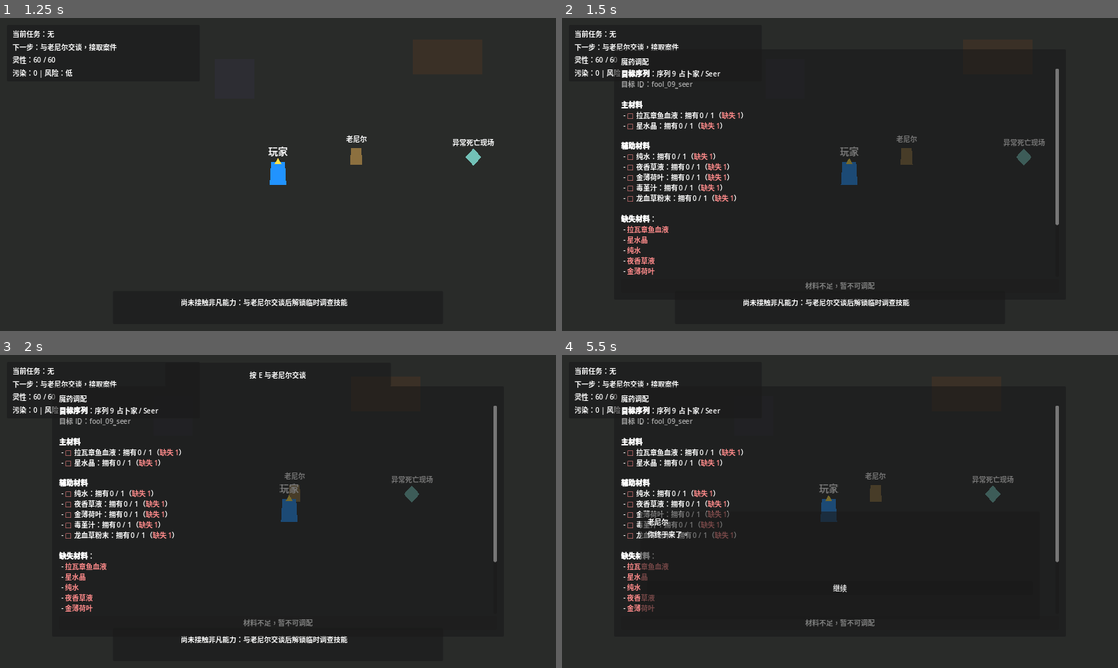
Above: before the commit, frames 1-4 (two rows, left to right).
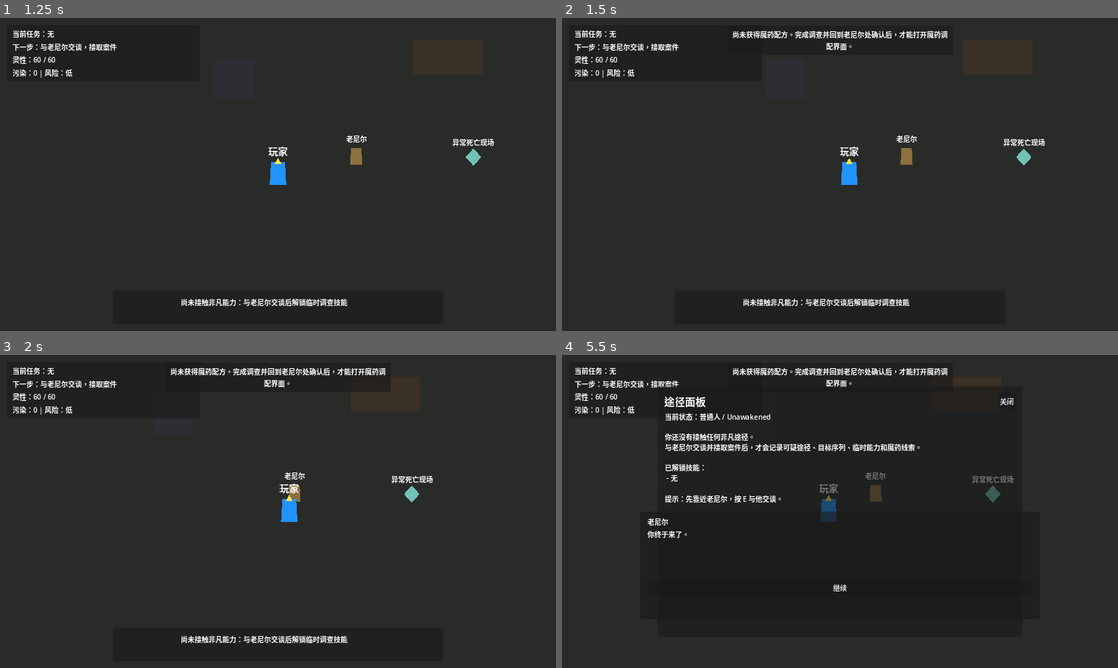
Above: after the commit, the same moments.

Repository: hcc7716-creator/Lord-of-the-Mysteries
Game: Godot game, scene res://scenes/main/MainMenu.tscn
Two runs of this game, one before a commit and one after it. Both use one fixed random seed, a clock stepped at 60 frames per second and the inputs below.
Inputs:
- Up to frame 1 (1.25 s): click "开始游戏" at 0.5 s
- Up to frame 2 (1.5 s): tap Enter at 1.25 s; hold D (move_right) from 1.28 s (still down); tap O at 1.35 s
- Up to frame 3 (2 s): keep holding D (move_right)
- Up to frame 4 (5.5 s): release D (move_right) at 2.03 s; hold S (move_down) 2.03-2.78 s; tap E (interact) at 2.1 s; tap O at 2.3, 2.85, 3.8, 4.55, 5.3 s; hold D (move_right) 2.78-3.53 s; hold W (move_up) 3.53-4.28 s; tap I at 3.6 s; hold A (move_left) from 4.28 s (still down); tap J at 4.35 s; tap P at 5.1 s

Frame 1 is identical in both runs. In frame 2, 4.2% of the frame differs, in the area x 9-90%, y 4-90%; in frame 3, 4.2%; in frame 4, 5.0%, in the area x 9-90%, y 4-87%.

Commit message:
Gate potion panel behind recipe unlock

Diff:
--- a/scripts/autoload/PotionManager.gd
+++ b/scripts/autoload/PotionManager.gd
@@ -2,6 +2,9 @@
 
 signal potion_brewed(sequence_id: String)
 signal potion_brew_failed(reason: String)
+
+const RECIPE_QUEST_ID := "quest_tingen_become_seer"
+const RECIPE_UNLOCK_OBJECTIVE := "return_old_neil"
 
 var target_sequence_id := "fool_09_seer"
 
@@ -31,17 +34,21 @@
 	return get_missing_materials().is_empty()
 
 
+func has_recipe_unlocked() -> bool:
+	return QuestManager.is_objective_done(RECIPE_QUEST_ID, RECIPE_UNLOCK_OBJECTIVE) or PathwayManager.current_sequence_id != ""
+
+
 func can_brew_target_potion() -> bool:
-	return has_required_materials() and QuestManager.is_objective_done("quest_tingen_become_seer", "return_old_neil") and PathwayManager.current_sequence_id == ""
+	return has_recipe_unlocked() and has_required_materials() and PathwayManager.current_sequence_id == ""
 
 
 func get_brew_block_reason() -> String:
 	if PathwayManager.current_sequence_id != "":
 		return "你已经完成占卜家晋升。"
+	if not has_recipe_unlocked():
+		return "尚未获得占卜家魔药配方。完成调查后回到老尼尔处确认调配方式。"
 	if not has_required_materials():
 		return "材料不足：%s" % ", ".join(get_missing_material_names())
-	if not QuestManager.is_objective_done("quest_tingen_become_seer", "return_old_neil"):
-		return "材料已收集，先回到老尼尔处确认调配方式。"
 	return ""
 
 
@@ -64,7 +71,7 @@
 		InventoryManager.remove_material(str(material_id), 1)
 
 	potion_brewed.emit(target_sequence_id)
-	QuestManager.mark_objective("quest_tingen_become_seer", "brew_potion")
+	QuestManager.mark_objective(RECIPE_QUEST_ID, "brew_potion")
 	GameManager.show_status_message("占卜家魔药调配完成，开始晋升。")
 	AdvancementManager.advance_to_sequence(target_sequence_id)
 	return true
--- a/scripts/ui/HUD.gd
+++ b/scripts/ui/HUD.gd
@@ -95,6 +95,9 @@
 
 
 func toggle_potion_panel() -> void:
+	if not PotionManager.has_recipe_unlocked():
+		show_status_message("尚未获得魔药配方。完成调查并回到老尼尔处确认后，才能打开魔药调配界面。")
+		return
 	_toggle_panel(potion_panel)
 
 
@@ -179,6 +182,8 @@
 	_refresh_task_text()
 	if quest_panel.has_method("refresh"):
 		quest_panel.refresh()
+	if potion_panel.has_method("refresh"):
+		potion_panel.refresh()
 	if case_notebook_panel.has_method("refresh"):
 		case_notebook_panel.refresh()
 	if skill_bar.has_method("refresh"):
--- a/scripts/ui/PotionPanel.gd
+++ b/scripts/ui/PotionPanel.gd
@@ -12,6 +12,7 @@
 func _ready() -> void:
 	visible = false
 	brew_button.pressed.connect(_on_brew_pressed)
+	QuestManager.quest_updated.connect(_on_quest_updated)
 	InventoryManager.inventory_changed.connect(refresh)
 	PotionManager.potion_brewed.connect(_on_potion_brewed)
 	PotionManager.potion_brew_failed.connect(_on_potion_brew_failed)
@@ -19,6 +20,18 @@
 
 
 func refresh() -> void:
+	if PathwayManager.current_sequence_id != "":
+		content.text = "[b]魔药调配[/b]\n\n已完成序列 9 占卜家晋升。\n当前已不需要显示该配方材料。"
+		brew_button.disabled = true
+		brew_button.text = "已完成晋升"
+		return
+
+	if not PotionManager.has_recipe_unlocked():
+		content.text = "[b]魔药调配[/b]\n\n尚未获得占卜家魔药配方。\n\n完成调查线索后，回到老尼尔处确认调配方式，配方和材料清单才会显示。"
+		brew_button.disabled = true
+		brew_button.text = "尚未获得配方"
+		return
+
 	var sequence: Dictionary = PotionManager.get_target_sequence()
 	var text := ""
 	text += "[b]目标序列[/b]：序列 %s %s / %s\n" % [
@@ -97,3 +110,7 @@
 
 func _on_potion_brew_failed(_reason: String) -> void:
 	refresh()
+
+
+func _on_quest_updated(_quest_id: String) -> void:
+	refresh()
